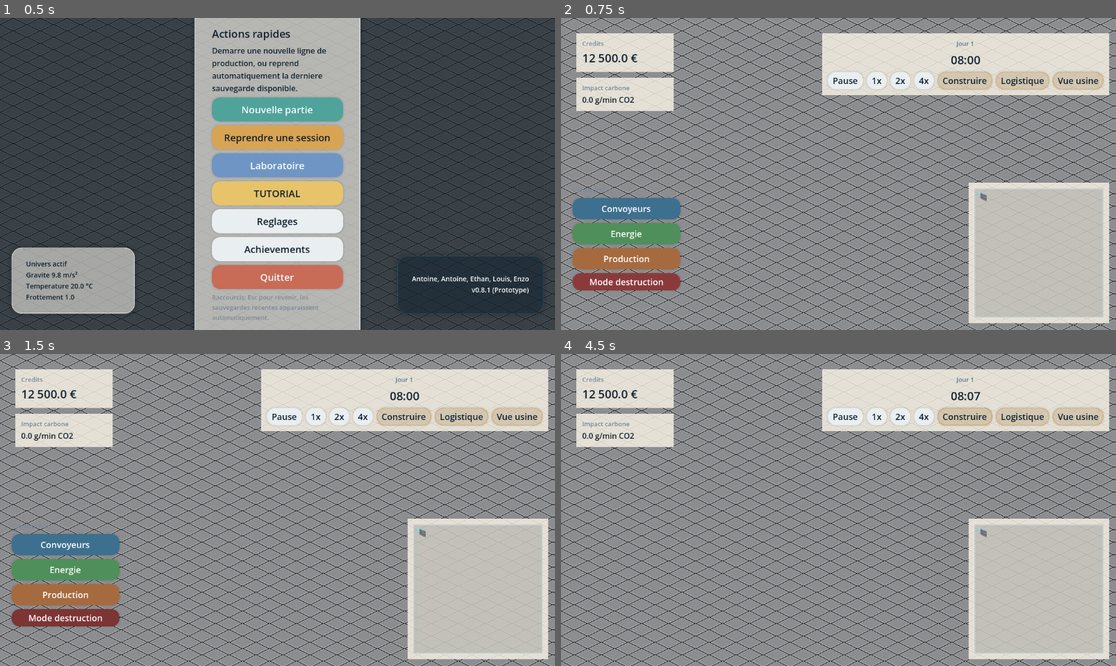
Above: before the commit, frames 1-4 (two rows, left to right).
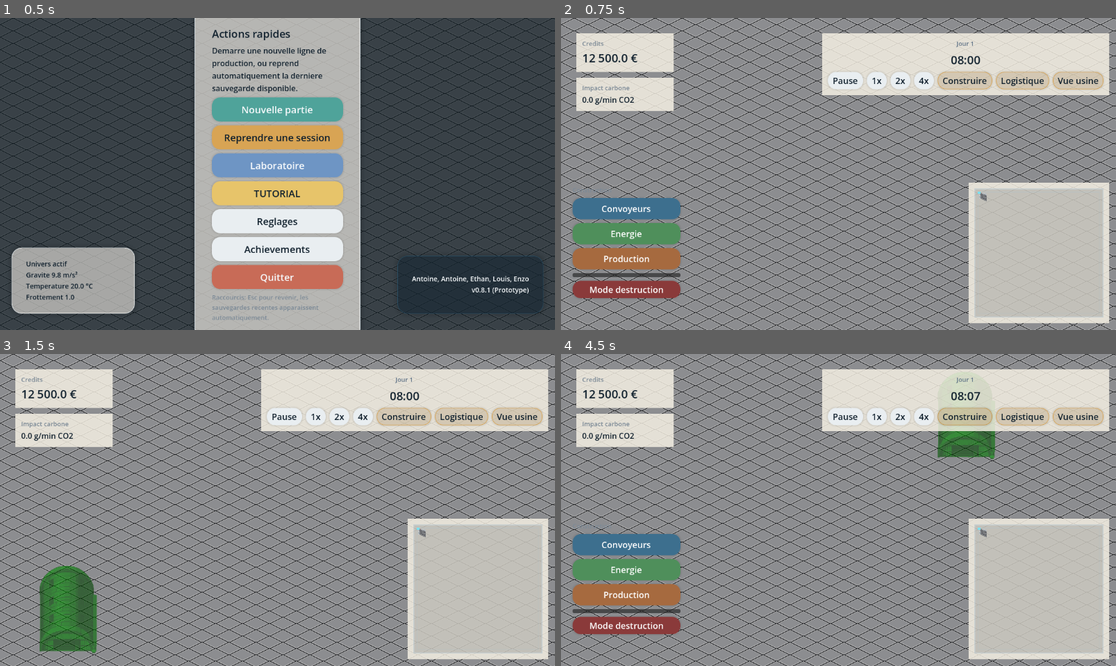
Above: after the commit, the same moments.

Repository: AApoLLoo/Projet
Game: Godot game, scene res://scene/main_menu.tscn
Two runs of this game, one before a commit and one after it. Both use one fixed random seed, a clock stepped at 60 frames per second and the inputs below.
Inputs (mouse positions are in pixels of both pictures, inside the frame that each line leads up to):
- Up to frame 1 (0.5 s): no input
- Up to frame 2 (0.75 s): click "Nouvelle partie" at 0.5 s
- Up to frame 3 (1.5 s): click (66, 609) at 1.27 s
- Up to frame 4 (4.5 s): click "1x" at 2 s; click "2x" at 2.75 s; click "4x" at 3.5 s; click "Construire" at 4.25 s

Frame 1 is identical in both runs. In frame 2, 1.2% of the frame differs, in the area x 2-22%, y 81-90%; in frame 3, 6.0%; in frame 4, 6.1%, in the area x 2-79%, y 24-90%.

Commit message:
Add Entrepot (warehouse) and HUD integration
Introduce a new 'entrepot' building: added asset (image), entrepot.tscn, Entrepot.gd and EntrepotPanel (scene + scripts). Integrates the warehouse into BuildingManager (preload scene, hover/inspect and right-click inspection signal entrepot_inspected) and updates HUD (build button, panel hookup, show/hide and setup callback). Route deliveries through the entrepot in Livraison.gd (receive/give resources via Entrepot methods, spawn logic deferred, fallback to GameManager). Minor scene/tscn cleanups (format flags, SubViewport size) and GameManager now emits resources_updated after stock changes.

Diff:
--- /dev/null
+++ b/scene/entrepot.tscn
@@ -0,0 +1,28 @@
+[gd_scene format=3 uid="uid://bhvhrj3d528ep"]
+
+[ext_resource type="Script" uid="uid://jeemsia675a1" path="res://script/Entrepot.gd" id="1_fm58h"]
+[ext_resource type="Texture2D" uid="uid://dviby67r2qbp" path="res://asset/image-removebg-preview.png" id="1_i3tf3"]
+
+[sub_resource type="AtlasTexture" id="AtlasTexture_fm58h"]
+atlas = ExtResource("1_i3tf3")
+region = Rect2(0, 0, 132, 186)
+
+[sub_resource type="SpriteFrames" id="SpriteFrames_fc11h"]
+animations = [{
+"frames": [{
+"duration": 1.0,
+"texture": SubResource("AtlasTexture_fm58h")
+}],
+"loop": true,
+"name": &"default",
+"speed": 5.0
+}]
+
+[node name="entrepot" type="Node2D" unique_id=1621756400 groups=["entrepot"]]
+script = ExtResource("1_fm58h")
+
+[node name="AnimatedSprite2D" type="AnimatedSprite2D" parent="." unique_id=496936600]
+z_index = 1
+y_sort_enabled = true
+sprite_frames = SubResource("SpriteFrames_fc11h")
+autoplay = "default"
--- /dev/null
+++ b/scene/entrepot_panel.gd
@@ -0,0 +1,19 @@
+# EntrepotPanel.gd
+extends PanelContainer
+
+# Assurez-vous que ces chemins correspondent à vos noms de nœuds réels dans la scène
+@onready var title_label = $VBoxContainer/TitleLabel
+@onready var stock_label = $VBoxContainer/StockLabel
+@onready var status_label = $VBoxContainer/StatusLabel
+
+func setup(entrepot_instance):
+	# Met à jour le titre
+	title_label.text = "Entrepôt"
+
+	# Récupère les infos depuis l'instance
+	# ATTENTION : Entrepot.gd doit avoir accès à ses données
+	stock_label.text = "Stock : En attente..."
+	status_label.text = "État : Opérationnel"
+
+	# Si vous voulez afficher des données dynamiques plus tard,
+	# vous pourrez appeler des fonctions de entrepot_instance ici.
--- /dev/null
+++ b/scene/entrepot_panel.tscn
@@ -0,0 +1,9 @@
+[gd_scene format=3 uid="uid://d038nj5y8uglu"]
+
+[ext_resource type="Script" uid="uid://3gf8rikqkqvw" path="res://script/EntrepotPanel.gd" id="1_g7rgc"]
+
+[node name="EntrepotPanel" type="PanelContainer" unique_id=1027863301]
+script = ExtResource("1_g7rgc")
+
+[node name="Label" type="Label" parent="." unique_id=511923399]
+layout_mode = 2
--- a/scene/hud.tscn
+++ b/scene/hud.tscn
@@ -1,7 +1,8 @@
 [gd_scene format=3 uid="uid://bnit1gqnd4kqp"]
 
 [ext_resource type="Script" uid="uid://5nx80apmymd" path="res://script/HUD.gd" id="1_hud"]
-[ext_resource type="Script" path="res://script/MinimapOverlay.gd" id="2_minimap_overlay"]
+[ext_resource type="Script" uid="uid://cei88ve3rwm6c" path="res://script/MinimapOverlay.gd" id="2_minimap_overlay"]
+[ext_resource type="Script" uid="uid://bmymfsqky584y" path="res://scene/entrepot_panel.gd" id="3_pvgpj"]
 
 [node name="HUD" type="CanvasLayer" unique_id=745135006]
 script = ExtResource("1_hud")
@@ -119,11 +120,9 @@
 size_flags_vertical = 3
 
 [node name="SubViewportContainer" type="SubViewportContainer" parent="MinimapContainer/MarginContainer/MinimapSurface" unique_id=215455807]
-anchors_preset = 15
+layout_mode = 0
 anchor_right = 1.0
 anchor_bottom = 1.0
-offset_right = 0.0
-offset_bottom = 0.0
 grow_horizontal = 2
 grow_vertical = 2
 mouse_filter = 2
@@ -131,10 +130,10 @@
 
 [node name="SubViewport" type="SubViewport" parent="MinimapContainer/MarginContainer/MinimapSurface/SubViewportContainer" unique_id=700621053]
 unique_name_in_owner = true
+disable_3d = true
 transparent_bg = true
-disable_3d = true
 handle_input_locally = false
-size = Vector2i(292, 292)
+size = Vector2i(268, 268)
 render_target_update_mode = 4
 
 [node name="MinimapCamera" type="Camera2D" parent="MinimapContainer/MarginContainer/MinimapSurface/SubViewportContainer/SubViewport" unique_id=1370892464]
@@ -147,8 +146,6 @@
 anchors_preset = 15
 anchor_right = 1.0
 anchor_bottom = 1.0
-offset_right = 0.0
-offset_bottom = 0.0
 grow_horizontal = 2
 grow_vertical = 2
 mouse_filter = 1
@@ -257,6 +254,10 @@
 layout_mode = 2
 text = "Production"
 
+[node name="BtnEntrepot" type="Button" parent="BuildMenuContainer" unique_id=540830721]
+unique_name_in_owner = true
+layout_mode = 2
+
 [node name="OrdersPanel" type="PanelContainer" parent="." unique_id=498211001]
 unique_name_in_owner = true
 visible = false
@@ -324,7 +325,6 @@
 layout_mode = 2
 min_value = 1.0
 max_value = 500.0
-step = 1.0
 value = 10.0
 
 [node name="UnitCostLabel" type="Label" parent="OrdersPanel/MarginContainer/VBoxContainer/OrderGrid" unique_id=498211011]
@@ -594,3 +594,20 @@
 [node name="Belt_left" type="Button" parent="Menu_Belt" unique_id=1980610375]
 layout_mode = 2
 text = "🡴"
+
+[node name="EntrepotPanel" type="PanelContainer" parent="." unique_id=1945030725]
+offset_right = 40.0
+offset_bottom = 40.0
+script = ExtResource("3_pvgpj")
+
+[node name="VBoxContainer" type="VBoxContainer" parent="EntrepotPanel" unique_id=1044425781]
+layout_mode = 2
+
+[node name="TitleLabel" type="Label" parent="EntrepotPanel/VBoxContainer" unique_id=323975339]
+layout_mode = 2
+
+[node name="StockLabel" type="Label" parent="EntrepotPanel/VBoxContainer" unique_id=1374727364]
+layout_mode = 2
+
+[node name="StatusLabel" type="Label" parent="EntrepotPanel/VBoxContainer" unique_id=1679325191]
+layout_mode = 2
--- a/script/BuildingManager.gd
+++ b/script/BuildingManager.gd
@@ -9,7 +9,8 @@
 	"curve_top": preload("res://scene/ASSET/beltcurvetop.tscn"),
 	"curve_down": preload("res://scene/ASSET/belt/curvedown.tscn"),
 	"curve_left": preload("res://scene/ASSET/belt/curveleft.tscn"),
-	"curve_right": preload("res://scene/ASSET/belt/curveright.tscn")
+	"curve_right": preload("res://scene/ASSET/belt/curveright.tscn"),
+	"entrepot": preload("res://scene/entrepot.tscn"),
 }
 
 # --- MODIFICATION ICI : Ajout du lien vers le TileMap Isométrique ---
@@ -33,7 +34,7 @@
 signal delivery_point_selected(cell_pos, world_pos)
 signal delivery_point_hovered(cell_pos, world_pos)
 signal delivery_point_selection_changed(enabled)
-
+signal entrepot_inspected(entrepot_instance)
 var is_destroying: bool = false
 var is_selecting_delivery_point: bool = false
 
@@ -146,7 +147,15 @@
 		_try_place_building()
 		print("JE POSE LE BATIMENT !")
 		get_viewport().set_input_as_handled()
-
+	if event is InputEventMouseButton and event.button_index == MOUSE_BUTTON_RIGHT and event.pressed:
+		var mouse_pos = get_global_mouse_position()
+		var cell_pos = get_grid_pos(mouse_pos)
+
+		if occupied_cells.has(cell_pos):
+			var inst = occupied_cells[cell_pos].get("instance")
+			if is_instance_valid(inst) and inst.is_in_group("entrepot"):
+				entrepot_inspected.emit(inst)
+				get_viewport().set_input_as_handled()
 func _process(_delta: float) -> void:
 	if is_selecting_delivery_point:
 		_update_delivery_point_hover_preview()
@@ -156,9 +165,20 @@
 func _update_delivery_point_hover_preview() -> void:
 	var mouse_pos: Vector2 = get_global_mouse_position()
 	var cell_pos: Vector2i = get_grid_pos(mouse_pos)
+
 	if cell_pos == _last_delivery_hover_cell:
 		return
 	_last_delivery_hover_cell = cell_pos
+
+	# Feedback : Est-ce que la souris survole un entrepôt ?
+	var is_hovering_entrepot = false
+	if occupied_cells.has(cell_pos):
+		var inst = occupied_cells[cell_pos].get("instance")
+		if is_instance_valid(inst) and inst.is_in_group("entrepot"):
+			is_hovering_entrepot = true
+
+	# Vous pouvez ici changer la couleur de votre preview ou curseur
+	# si is_hovering_entrepot est vrai
 	delivery_point_hovered.emit(cell_pos, get_world_pos(cell_pos))
 
 func _update_preview() -> void:
@@ -293,9 +313,23 @@
 func _select_delivery_point_at_mouse() -> void:
 	var mouse_pos: Vector2 = get_global_mouse_position()
 	var cell_pos: Vector2i = get_grid_pos(mouse_pos)
-	var world_pos: Vector2 = get_world_pos(cell_pos)
-	delivery_point_selected.emit(cell_pos, world_pos)
-	stop_delivery_point_selection()
+
+	# Vérification : Y a-t-il un bâtiment à cette position ?
+	if not occupied_cells.has(cell_pos):
+		print("Erreur : Aucun bâtiment ici.")
+		return
+
+	var data = occupied_cells[cell_pos]
+	var inst = data.get("instance")
+
+	# Vérification : Est-ce que cet objet est un entrepôt ?
+	# (On suppose que votre scène entrepot.tscn est dans le groupe "entrepot")
+	if is_instance_valid(inst) and inst.is_in_group("entrepot"):
+		var world_pos: Vector2 = get_world_pos(cell_pos)
+		delivery_point_selected.emit(cell_pos, world_pos)
+		stop_delivery_point_selection()
+	else:
+		print("Ce bâtiment n'est pas un entrepôt !")
 
 
 func _try_destroy_at_mouse() -> void:
--- /dev/null
+++ b/script/Entrepot.gd
@@ -0,0 +1,17 @@
+# Entrepot.gd
+extends Node2D # Ou Node2D, selon votre structure
+
+func _ready():
+	add_to_group("entrepot") # Permet de le trouver facilement via get_tree()
+
+func receive_resources(resource_id: String, quantity: int):
+	# Appel vers GameManager pour mettre à jour le stock global
+	GameManager.add_resource_stock({resource_id: quantity})
+	print("Entrepôt : %d de %s reçu." % [quantity, resource_id])
+
+func give_resources(resource_id: String, quantity: int) -> bool:
+	# Vérifie si le stock est suffisant dans le GameManager
+	if GameManager.has_resources({resource_id: quantity}):
+		GameManager.consume_resources({resource_id: quantity})
+		return true
+	return false
--- /dev/null
+++ b/script/EntrepotPanel.gd
@@ -0,0 +1,17 @@
+# EntrepotPanel.gd
+extends PanelContainer
+
+@onready var title_label = $VBoxContainer/TitleLabel
+@onready var stock_label = $VBoxContainer/StockLabel
+@onready var incoming_label = $VBoxContainer/IncomingLabel
+
+func setup(entrepot_instance):
+	title_label.text = "Entrepôt"
+	# Supposons que l'entrepôt a une fonction get_stock() ou accès direct au stock
+	var stock = GameManager.get_resource_stock() # Ou une méthode spécifique de l'entrepôt
+	stock_label.text = "Stock : " + str(stock)
+
+	# Pour la livraison :
+	# Il faudrait idéalement que l'entrepôt sache quelle livraison l'a pour cible
+	incoming_label.text = "Livraison en attente : Aucune"
+	show()
--- a/script/GameManager.gd
+++ b/script/GameManager.gd
@@ -80,6 +80,7 @@
 			continue
 		resource_stock[resource_id] = max(0, get_resource_stock(resource_id) + amount)
 	_emit_resource_signals(should_emit)
+	resources_updated.emit()
 
 func has_resources(required_resources: Dictionary, multiplier: float = 1.0) -> bool:
 	for resource_id in required_resources.keys():
--- a/script/HUD.gd
+++ b/script/HUD.gd
@@ -47,7 +47,7 @@
 @onready var btn_build_factory: Button = %BtnBuildFactory
 @onready var btn_build_belt: Button = %BtnBuildBelt
 @onready var btn_build_turbine: Button = %BtnBuildTurbine
-
+@onready var btn_build_entrepot: Button = %BtnEntrepot
 ###BELT###
 @onready var menu_belt: HBoxContainer = $Menu_Belt
 @onready var curve_top: Button = $Menu_Belt/Curve_Top
@@ -82,7 +82,7 @@
 @onready var btn_choose_order_delivery_point: Button = %BtnChooseOrderDeliveryPoint
 @onready var btn_clear_order_delivery_point: Button = %BtnClearOrderDeliveryPoint
 @onready var btn_submit_order: Button = %BtnSubmitOrder
-
+@onready var entrepot_panel = $EntrepotPanel # Chemin vers votre panneau dans le HUD
 # --- DICTIONNAIRE MIS À JOUR ---
 # --- DICTIONNAIRE MIS À JOUR AVEC DIRECTIONS ET VIRAGES ---
 var buildings_data = {
@@ -137,6 +137,12 @@
 		"texture": preload("res://asset/Curve_0004.png"),
 		"cost": 60.0,
 		"frames": 4
+	},
+	"entrepot":{
+		"scene": preload("res://scene/entrepot.tscn"),
+		"texture": preload("res://asset/image-removebg-preview.png"), # <- Remplacez par le chemin de votre image
+		"cost": 1000.0, # Ajustez le prix comme vous voulez
+		"frames": 1
 	}
 }
 @onready var minimap_camera: Camera2D = %MinimapCamera
@@ -160,6 +166,11 @@
 var _minimap_viewport_size: Vector2i = Vector2i.ZERO
 
 func _ready() -> void:
+
+	btn_build_entrepot.pressed.connect(func():
+		print("Clic sur ENTREPÔT !")
+		_start_building_process("entrepot")
+	)
 	_ensure_input_actions()
 	_style_hud()
 	if session_overview_panel:
@@ -324,7 +335,14 @@
 			)
 		if _building_manager:
 			destroy_button.set_pressed(_building_manager.is_destroying)
-
+		if _building_manager and _building_manager.has_signal("entrepot_inspected"):
+			_building_manager.entrepot_inspected.connect(_on_entrepot_inspected)
+
+			entrepot_panel.hide()
+
+func _on_entrepot_inspected(entrepot_instance):
+	entrepot_panel.setup(entrepot_instance)
+	entrepot_panel.show()
 func _style_hud() -> void:
 	UITheme.style_label(day_label, "caption")
 	UITheme.style_label(time_label, "metric")
@@ -627,6 +645,7 @@
 	day_label.text = "Jour %d" % day
 
 func _on_resources_updated() -> void:
+	print("HUD : Signal resources_updated reçu ! Mise à jour de l'interface...")
 	_update_money_display()
 	_update_co2_display()
 	_update_session_overview()
--- a/script/Livraison.gd
+++ b/script/Livraison.gd
@@ -255,39 +255,41 @@
 			anim.frame = 0
 
 # ─── MODIFIÉ : spawn des matériaux au point de livraison ───────────────────────
+# Dans Projet/script/Livraison.gd
+
 func _apply_delivery_payload(order: Dictionary) -> void:
 	if not GameManager:
 		return
+
 	var job_type: String = String(order.get("job_type", JOB_IMPORT))
 	var resource_id: String = String(order.get("resource_id", ""))
-	if resource_id.is_empty():
+	var quantity: int = int(order.get("quantity", 0))
+
+	# 1. Chercher l'entrepôt le plus proche du point de livraison
+	# On suppose que l'entrepôt est dans le groupe "entrepot"
+	var entrepot = get_tree().get_first_node_in_group("entrepot")
+
+	if job_type == JOB_EXPORT:
+		# Export : On retire du stock via l'entrepôt (si possible) et on ajoute les crédits
+		if entrepot and entrepot.has_method("give_resources"):
+			if entrepot.give_resources(resource_id, quantity):
+				GameManager.add_credits(float(order.get("total_cost", 0.0)))
+			else:
+				push_error("Impossible de prendre les ressources de l'entrepôt")
 		return
 
-	# Export : on crédite juste le joueur, pas de spawn
-	if job_type == JOB_EXPORT:
-		GameManager.add_credits(float(order.get("total_cost", 0.0)))
-		return
-
-	# Import : on spawne un matériau par unité commandée au point de livraison
+	# Import : On spawne les matériaux au point de livraison ET on ajoute au stock via l'entrepôt
 	if materiau_scene:
-		var delivery_point: Dictionary = order.get("delivery_point", {})
-		var base_pos: Vector2 = Vector2(
-			float(delivery_point.get("world_x", 0.0)),
-			float(delivery_point.get("world_y", 0.0))
-		)
-		var quantity: int = int(order.get("quantity", 0))
-		for i in quantity:
-			var mat = materiau_scene.instantiate()
-			# Décale légèrement chaque colis pour éviter la superposition
-			mat.global_position = base_pos + Vector2((i % 5) * 40, (i / 5) * 40)
-			# Passe le type de ressource au matériau pour qu'il adapte son apparence
-			mat.destination = resource_id
-			get_tree().current_scene.add_child(mat)
+		# ... (votre logique de spawn de matériaux existante) ...
+		# (Exemple: mat.global_position = base_pos ...)
+		pass
+
+	# Au lieu d'ajouter directement via GameManager, on passe par l'entrepôt
+	if entrepot and entrepot.has_method("receive_resources"):
+		entrepot.receive_resources(resource_id, quantity)
 	else:
-		push_warning("Livraison: materiau_scene non assignée, les matériaux ne spawneront pas.")
-
-	# Ajoute quand même au stock GameManager
-	GameManager.add_resource_stock({resource_id: int(order.get("quantity", 0))})
+		# Fallback si pas d'entrepôt trouvé
+		GameManager.add_resource_stock({resource_id: quantity})
 # ──────────────────────────────────────────────────────────────────────────────
 
 func _finish_delivery(order: Dictionary) -> void:
Binary file added: asset/image-removebg-preview.png
Not shown, added: asset/image-removebg-preview.png.import
Not shown: 1 places in scene/ASSET/beltcurvetop.tscn that only renumber resources
Not shown, added: scene/entrepot_panel.gd.uid
Not shown: 5 places in scene/hud.tscn that only renumber resources
Not shown: 1 places in scene/turbine_2d.tscn that only renumber resources
Not shown, added: script/Entrepot.gd.uid
Not shown, added: script/EntrepotPanel.gd.uid
